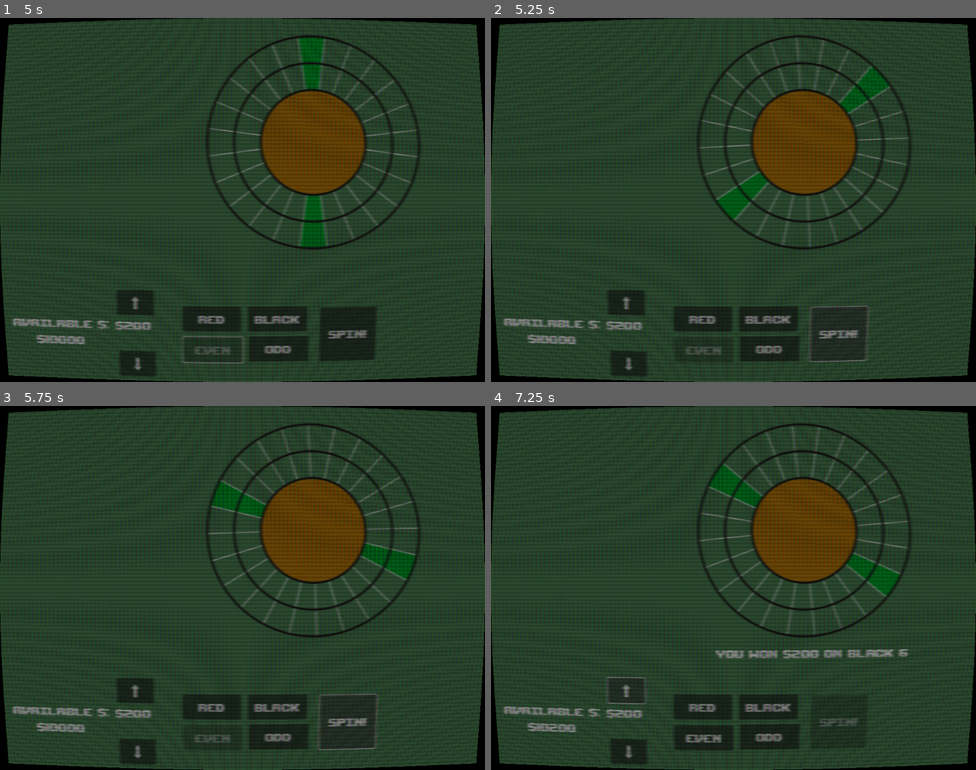
Above: before the commit, frames 1-4 (two rows, left to right).
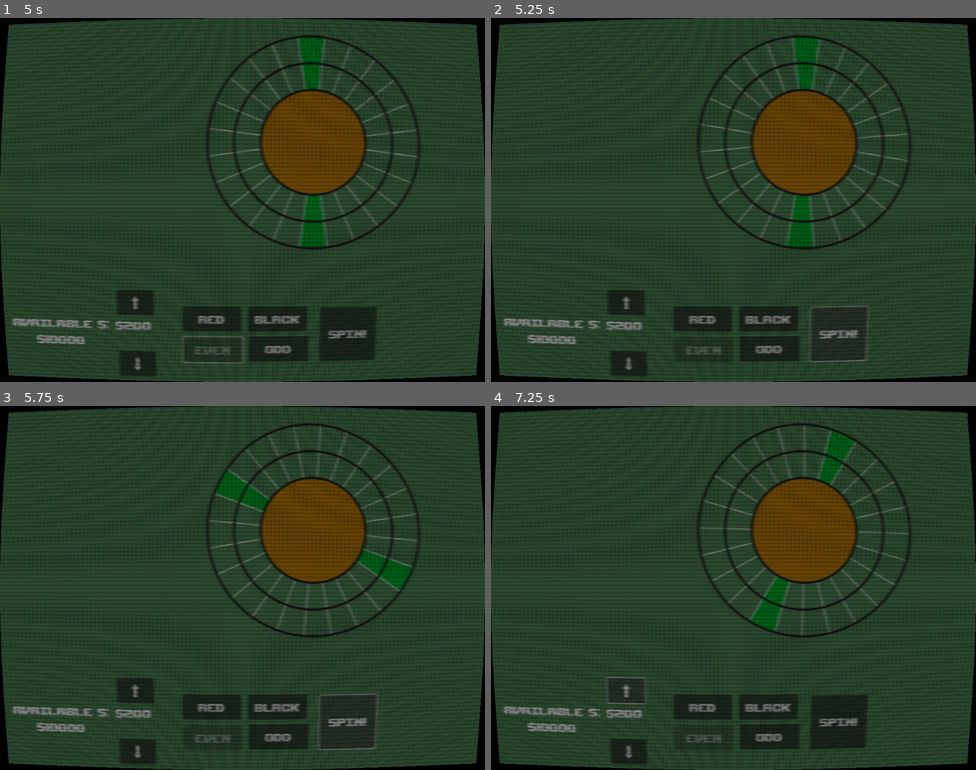
Above: after the commit, the same moments.

Repository: RossRKK/gmtk-game-jam-2025
Game: Godot game, scene res://scenes/roulette_scene.tscn
Two runs of this game, one before a commit and one after it. Both use one fixed random seed, a clock stepped at 60 frames per second and the inputs below.
Inputs:
- Up to frame 1 (5 s): click "⬇" at 0.5 s; click "⬆" at 1.25 s; click "Black" at 2 s; click "Red" at 2.75 s; click "Odd" at 3.5 s; click "Even" at 4.25 s
- Up to frame 2 (5.25 s): click "Spin!" at 5 s
- Up to frame 3 (5.75 s): no input
- Up to frame 4 (7.25 s): click "⬇" at 5.75 s; click "⬆" at 6.5 s

Frame 1 is identical in both runs. In frame 2, 3.5% of the frame differs, in the area x 43-87%, y 5-63%; in frame 3, 2.5%; in frame 4, 4.4%, in the area x 11-87%, y 5-95%.

Commit message:
Add spinning sound effect

Diff:
--- a/scenes/roulette_wheel.tscn
+++ b/scenes/roulette_wheel.tscn
@@ -1,8 +1,9 @@
-[gd_scene load_steps=6 format=3 uid="uid://r5abxcpmk0i7"]
+[gd_scene load_steps=7 format=3 uid="uid://r5abxcpmk0i7"]
 
 [ext_resource type="Script" uid="uid://crspto8xpllg5" path="res://scripts/roulette_wheel/roulette_wheel.gd" id="1_7td6c"]
 [ext_resource type="Texture2D" uid="uid://dxt7fbm7mxhks" path="res://assets/png/wheel.png" id="2_yknb5"]
 [ext_resource type="Script" uid="uid://bpkca7p7wyc10" path="res://scripts/roulette_wheel/segment_handler.gd" id="3_yknb5"]
+[ext_resource type="AudioStream" uid="uid://cv45d7prip4ss" path="res://assets/sound/roulette.mp3" id="4_cjovd"]
 
 [sub_resource type="Curve" id="Curve_7td6c"]
 _limits = [-1.0, 20.0, 0.0, 1.0]
@@ -30,8 +31,11 @@
 sprite_frames = SubResource("SpriteFrames_cjovd")
 
 [node name="SpinTimer" type="Timer" parent="."]
-wait_time = 2.0
+wait_time = 10.0
 one_shot = true
 
 [node name="SegmentHandler" type="Node2D" parent="."]
 script = ExtResource("3_yknb5")
+
+[node name="SpinSFX" type="AudioStreamPlayer2D" parent="."]
+stream = ExtResource("4_cjovd")
--- a/scripts/roulette_wheel/roulette_wheel.gd
+++ b/scripts/roulette_wheel/roulette_wheel.gd
@@ -7,6 +7,7 @@
 
 @onready var spin_timer: Timer = $SpinTimer
 @onready var sprite: AnimatedSprite2D = $WheelBaseSprite
+@onready var spin_sfx: AudioStreamPlayer2D = $SpinSFX
 
 @onready var segment_handler: SegmentHandler = $SegmentHandler
 
@@ -22,7 +23,10 @@
 	spinning = true
 	spin_timer.start()
 	spin_timer.timeout.connect(_stop_spin)
+	spin_sfx.play()
+
 	game.event_bus.spin_start.emit()
+
 
 
 func _stop_spin() -> void:
Not shown, added: assets/sound/roulette.mp3.import
Not shown, added: assets/sound/roulette.mp3
